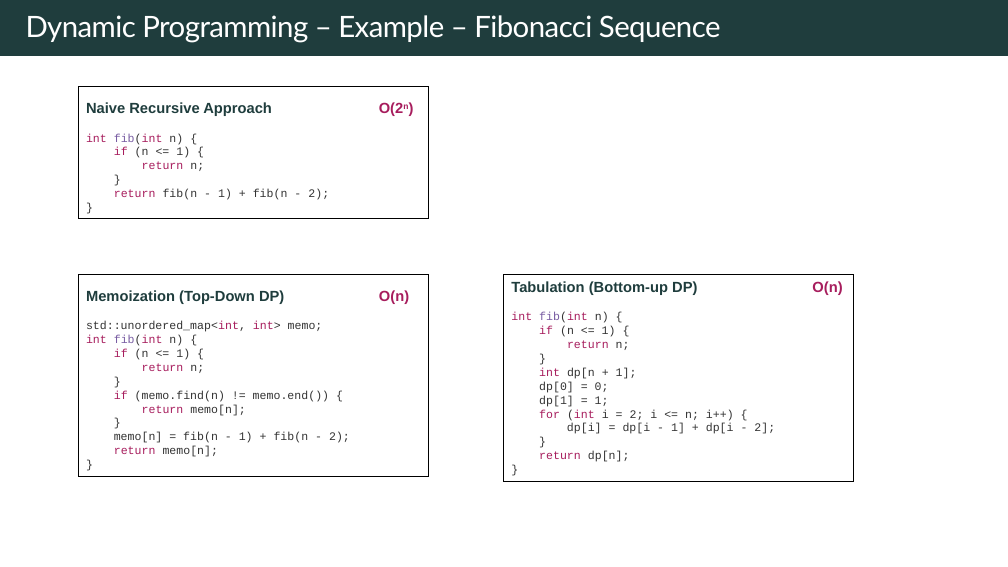
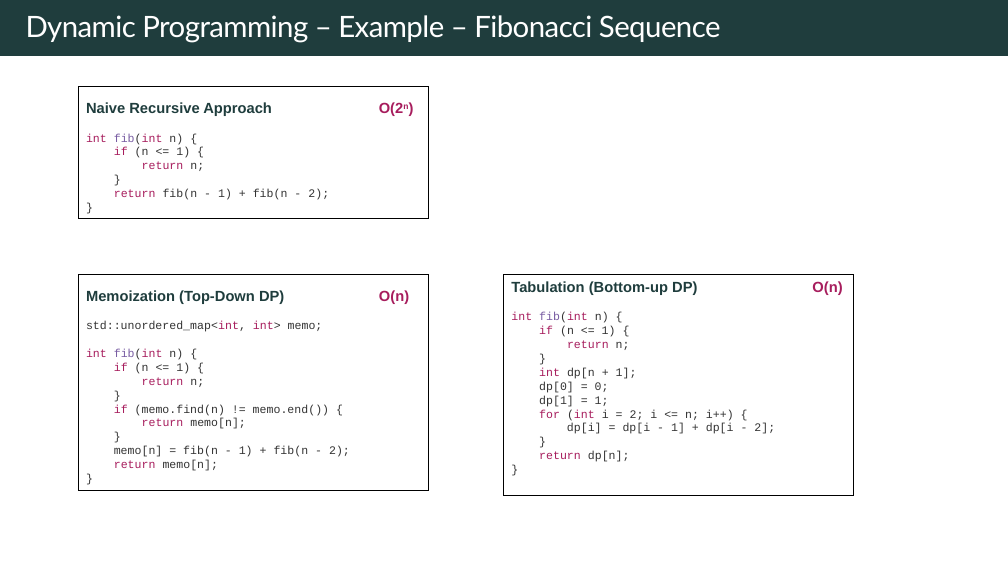
Before and after one commit to rfdavid/coding-interview-handbook-cpp, a slide deck: slide 72 of Algorithm and problem Solving Cheatsheet.pptm. Drawn at 1008x567 pixels with LibreOffice and Linux fonts; fonts in the diff are those of the drawing. Boxes give left, top, right and bottom in pixels: in the first picture for what was removed or moved away, otherwise in the second. Text is boxed around its words. In the diff, an @@ line names an element or a change of style, - is before the commit and + after.

```diff
--- a/Algorithm and problem Solving Cheatsheet.pptm
+++ b/Algorithm and problem Solving Cheatsheet.pptm
@@ rectangle "Memoization (Top-Down DP) O(n)": place and size @@
-rectangle "Memoization (Top-Down DP) O(n)" at bbox=[79, 274, 429, 477]
+rectangle "Memoization (Top-Down DP) O(n)" at bbox=[79, 274, 429, 491]
@@ rectangle "Tabulation (Bottom-up DP) O(n)": place and size @@
-rectangle "Tabulation (Bottom-up DP) O(n)" at bbox=[504, 274, 854, 482]
+rectangle "Tabulation (Bottom-up DP) O(n)" at bbox=[504, 274, 854, 496]
@@ text in rectangle at bbox=[86, 321, 350, 471]: text changed @@
-std::unordered_map<int, int> memo;
-int fib(int n) {
-if (n <= 1) {
-return n;
-}
-if (memo.find(n) != memo.end()) {
-return memo[n];
-}
-memo[n] = fib(n - 1) + fib(n - 2);
-return memo[n];
-}
+std::unordered_map<int, int> memo;
+int fib(int n) {
+if (n <= 1) {
+return n;
+}
+if (memo.find(n) != memo.end()) {
+return memo[n];
+}
+memo[n] = fib(n - 1) + fib(n - 2);
+return memo[n];
+}
```
Also in this commit, not shown: 3 other slides changed, 1 slide added, 2 other files.
